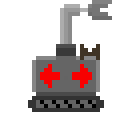
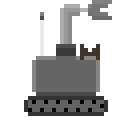
Layered file, before and after one edit (128 × 128). Changes by layer:
painted on "Layer 1" over [24, 12, 108, 116]
